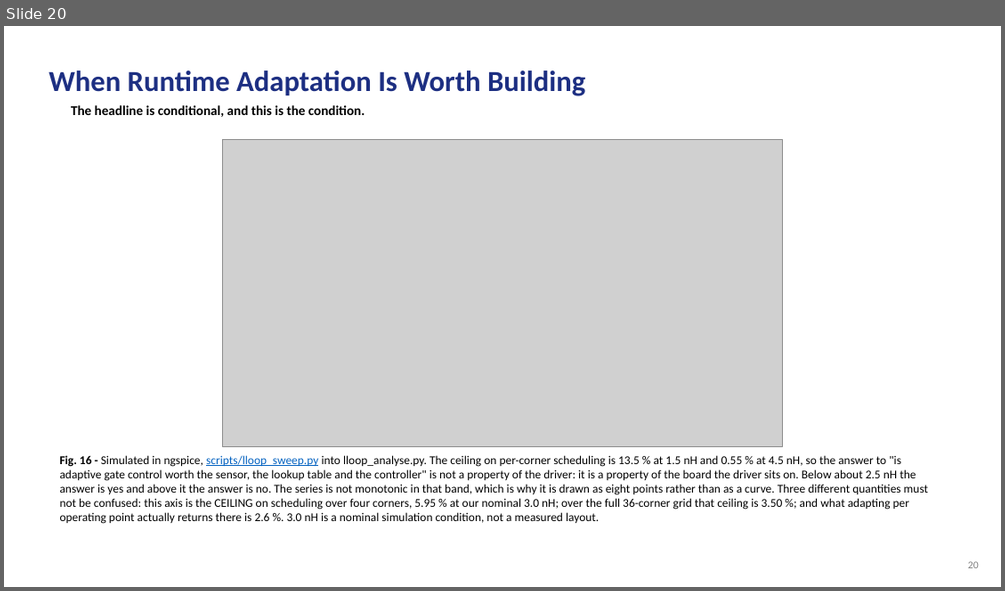
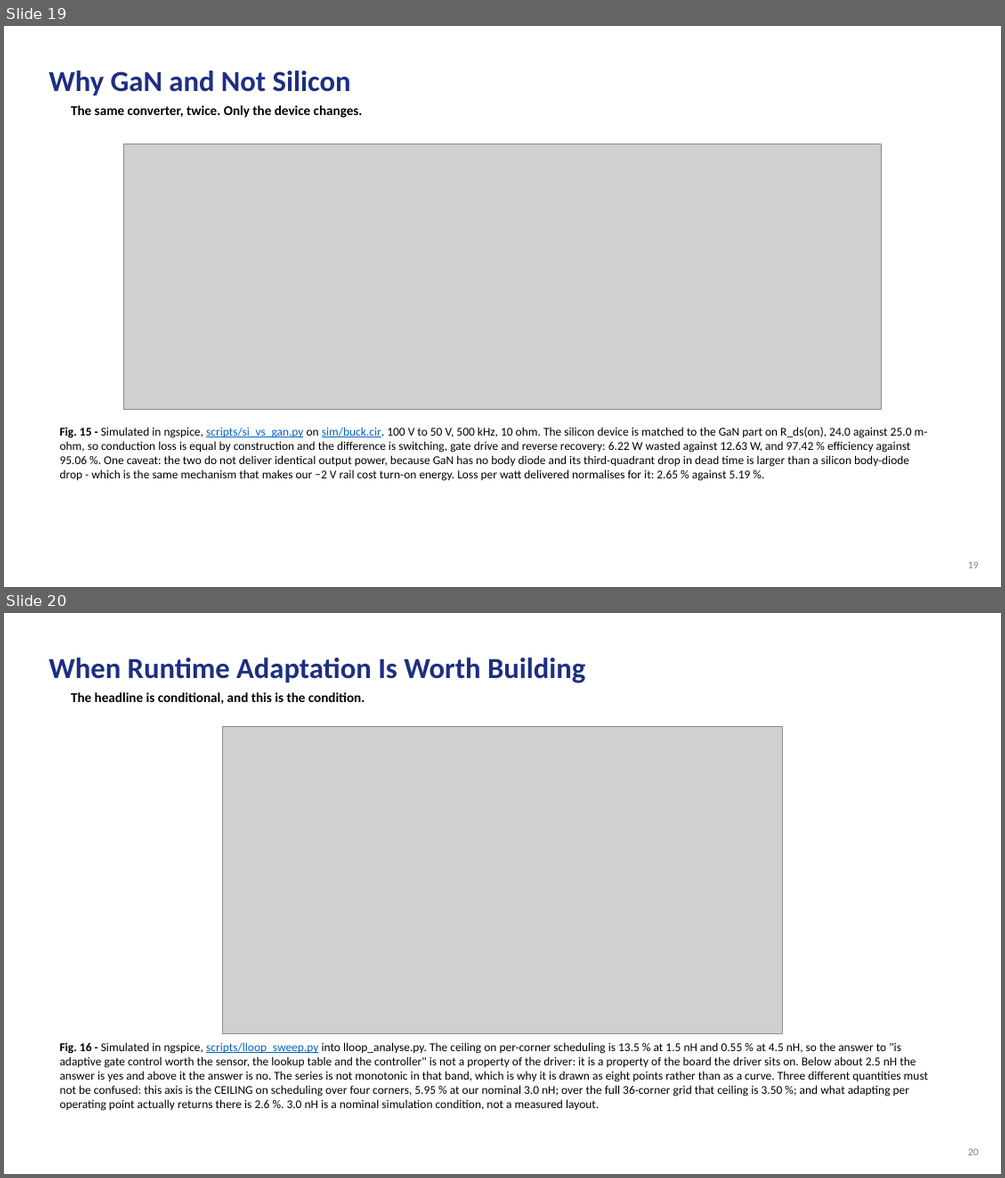
Before and after one commit to Amritha902/gan-driver, a slide deck: review/GaN_Review2_PRESENT.pptx. Shown one above the other, each under a label of ours: slide 20 before the commit, slides 19 and 20 after it. The pictures are 1005x591 and 1005x1178 pixels, drawn with LibreOffice and Linux fonts; fonts in the diff are those of the drawing; grey boxes stand for pictures. Boxes give left, top, right and bottom in pixels: in the first picture for what was removed or moved away, otherwise in the second. Text is boxed around its words. In the diff, an @@ line names an element or a change of style, - is before the commit and + after.

```diff
--- a/review/GaN_Review2_PRESENT.pptx
+++ b/review/GaN_Review2_PRESENT.pptx
@@ slide 19 added at box(4, 26, 1001, 587), background #FFFFFF @@
@@ text added at box(48, 70, 351, 95), 28 pt, text #1D2F82, bold @@
+Why GaN and Not Silicon
@@ text added at box(71, 105, 363, 118), 13 pt, text #000000, bold @@
+The same converter, twice. Only the device changes.
@@ picture added at box(124, 144, 882, 410) @@
@@ text added at box(60, 426, 928, 481), 11.5 pt, text #000000 @@
+Fig. 15 - Simulated in ngspice, scripts/si_vs_gan.py on sim/buck.cir. 100 V to 50 V, 500 kHz, 10 ohm. The silicon device is matched to the GaN part on R_ds(on), 24.0 against 25.0 m-ohm, so conduction loss is equal by construction and the difference is switching, gate drive and reverse recovery: 6.22 W wasted against 12.63 W, and 97.42 % efficiency against 95.06 %. One caveat: the two do not deliver identical output power, because GaN has no body diode and its third-quadrant drop in dead time is larger than a silicon body-diode drop - which is the same mechanism that makes our −2 V rail cost turn-on energy. Loss per watt delivered normalises for it: 2.65 % against 5.19 %.
@@ text added at box(968, 561, 979, 568), 10 pt, text #808080 @@
+19
```
Also in this commit, not shown: 13 slides changed, 1 slide removed, 4 other files.
